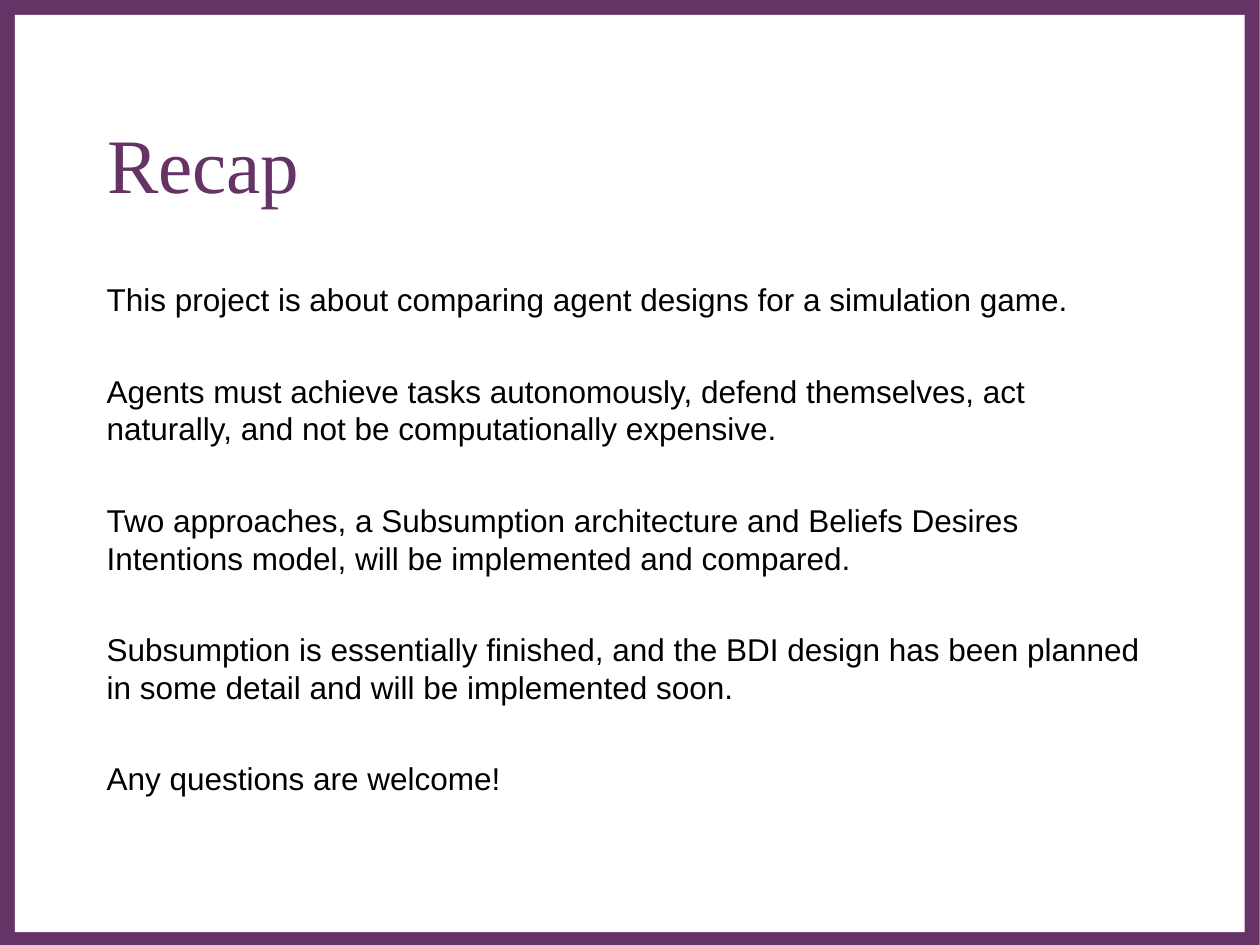
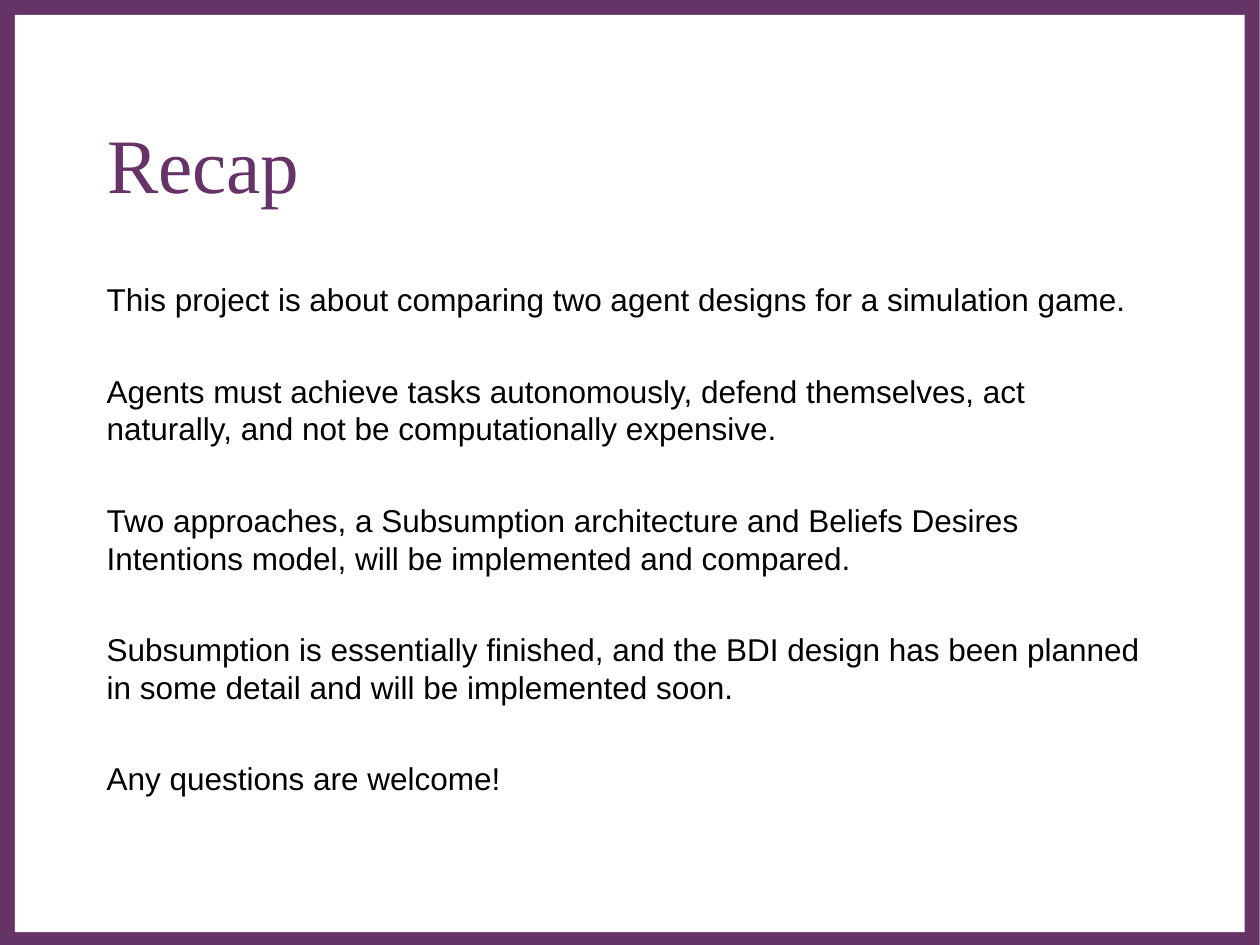
Before and after one commit to Metapyziks/Zombles, a slide deck: slide 15 of Documents/Presentation/zombles.ppt. Drawn at 1260x945 pixels with LibreOffice and Linux fonts; fonts in the diff are those of the drawing; background and template pictures are left out. Boxes give left, top, right and bottom in pixels: in the first picture for what was removed or moved away, otherwise in the second. Text is boxed around its words. In the diff, an @@ line names an element or a change of style, - is before the commit and + after.

```diff
--- a/Documents/Presentation/zombles.ppt
+++ b/Documents/Presentation/zombles.ppt
@@ text at (107,288,1126,317): text changed @@
-This project is about comparing agent designs for a simulation game.
+This project is about comparing two agent designs for a simulation game.
```
Also in this commit, not shown: 1 other slide changed.
